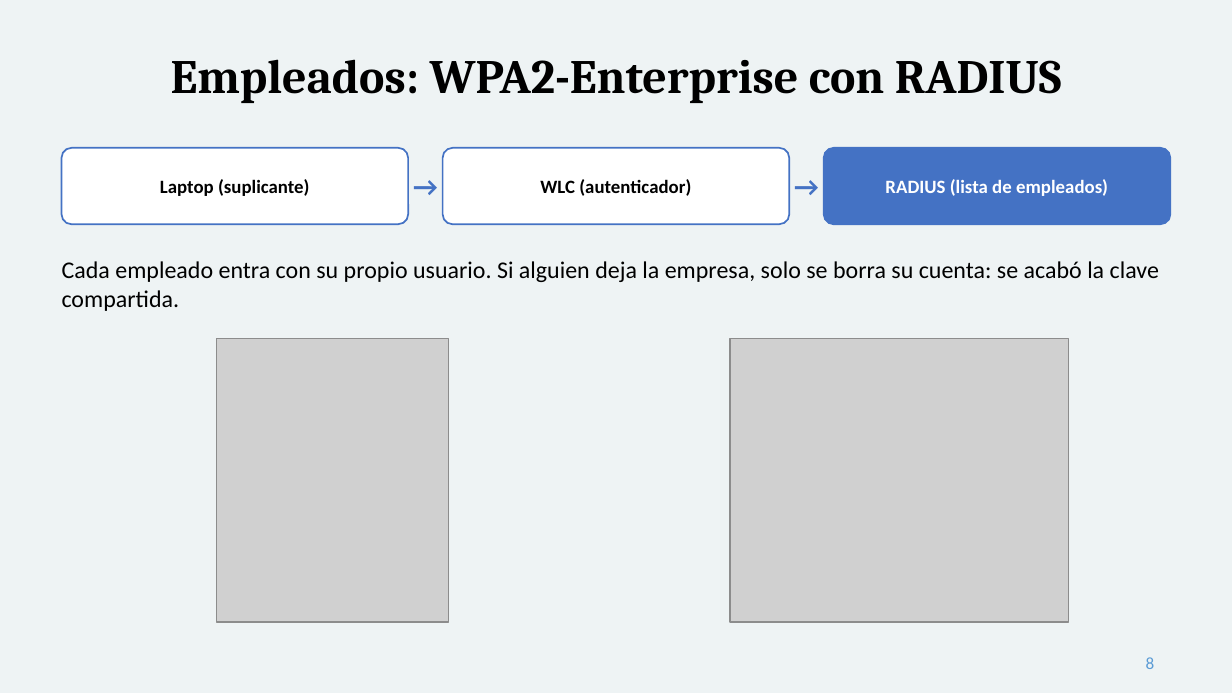
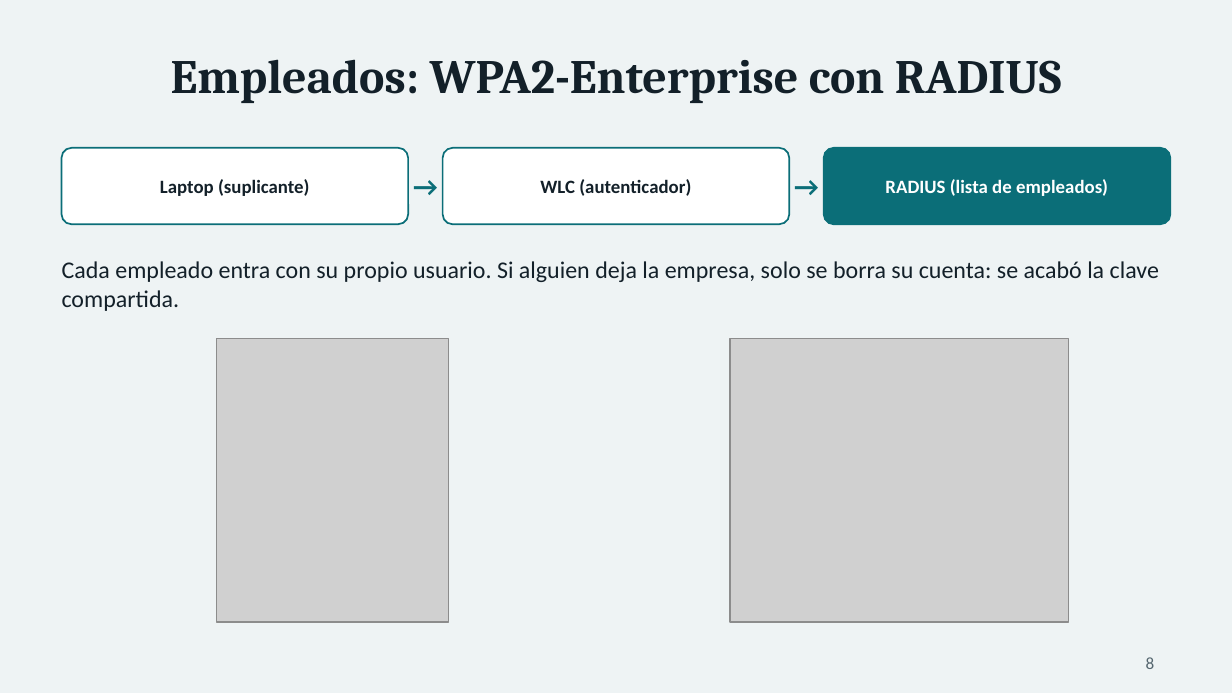
Before and after one commit to USX22/inalambricreds2, a slide deck: slide 8 of entregables/Presentacion_InnovaLogistics.pptx. Drawn at 1232x693 pixels with LibreOffice and Linux fonts; fonts in the diff are those of the drawing; grey boxes stand for pictures. Boxes give left, top, right and bottom in pixels: in the first picture for what was removed or moved away, otherwise in the second. Text is boxed around its words. In the diff, an @@ line names an element or a change of style, - is before the commit and + after.

```diff
--- a/entregables/Presentacion_InnovaLogistics.pptx
+++ b/entregables/Presentacion_InnovaLogistics.pptx
@@ rounded rectangle at bbox=[62, 148, 408, 224]: outline #4472C4 1 pt to #0B6E78 1 pt @@
@@ text "→" at bbox=[408, 148, 442, 224]: text colour #4472C4 to #0B6E78 @@
@@ rounded rectangle at bbox=[442, 148, 788, 224]: outline #4472C4 1 pt to #0B6E78 1 pt @@
@@ text "→" at bbox=[790, 148, 824, 224]: text colour #4472C4 to #0B6E78 @@
@@ rounded rectangle at bbox=[824, 148, 1170, 224]: fill #4472C4 to #0B6E78; outline #4472C4 1 pt to #0B6E78 1 pt @@
@@ text colour #000000 to #132029 in 4 elements at bbox=[171, 59, 1062, 103], bbox=[160, 179, 310, 196], bbox=[540, 179, 691, 196], bbox=[62, 261, 1159, 311] @@
@@ page number at bbox=[1146, 657, 1155, 669]: text colour #5B9BD5 to #55666F @@
```
Also in this commit, not shown: 13 other slides changed.
